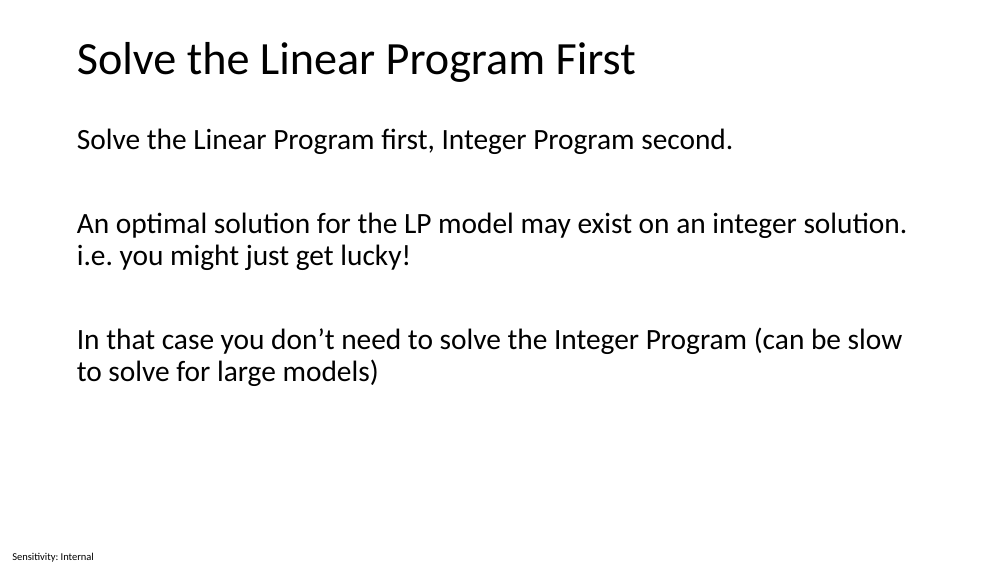
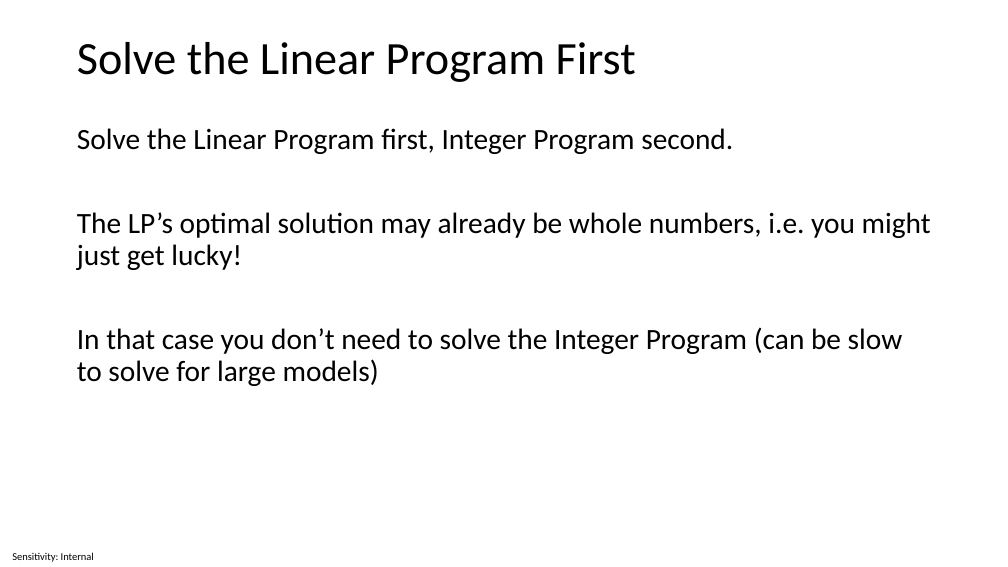
Before and after one commit to ctsallis/operational_research, a slide deck: slide 25 of content/Lectures/Semester 1/Week 04 - Mathematical Programming - Modelling/1 Lecture/Week 4 - Mathematical Programming - Modelling.pptx. Drawn at 1008x567 pixels with LibreOffice and Linux fonts; fonts in the diff are those of the drawing. Boxes give left, top, right and bottom in pixels: in the first picture for what was removed or moved away, otherwise in the second. Text is boxed around its words. In the diff, an @@ line names an element or a change of style, - is before the commit and + after.

```diff
--- a/content/Lectures/Semester 1/Week 04 - Mathematical Programming - Modelling/1 Lecture/Week 4 - Mathematical Programming - Modelling.pptx
+++ b/content/Lectures/Semester 1/Week 04 - Mathematical Programming - Modelling/1 Lecture/Week 4 - Mathematical Programming - Modelling.pptx
@@ text at bbox=[77, 212, 931, 270]: text changed @@
-An optimal solution for the LP model may exist on an integer solution. i.e. you might just get lucky!
+The LP’s optimal solution may already be whole numbers, i.e. you might just get lucky!
```
Also in this commit, not shown: 1 other slide changed, 1 other file.
